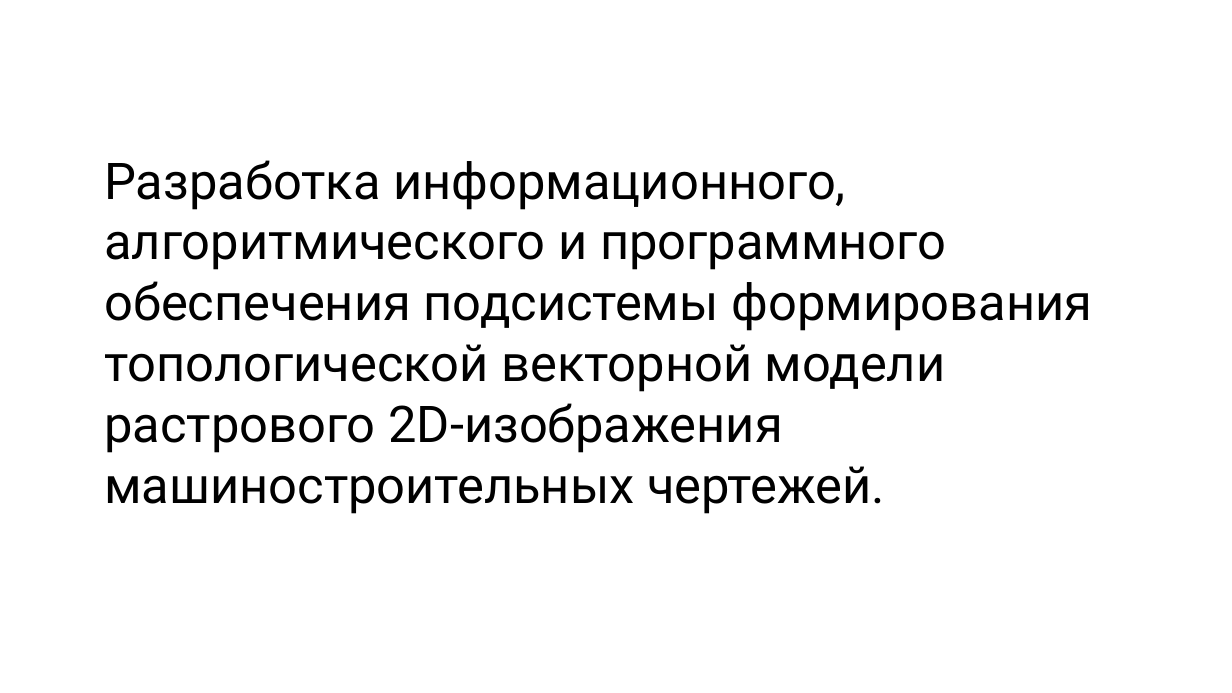
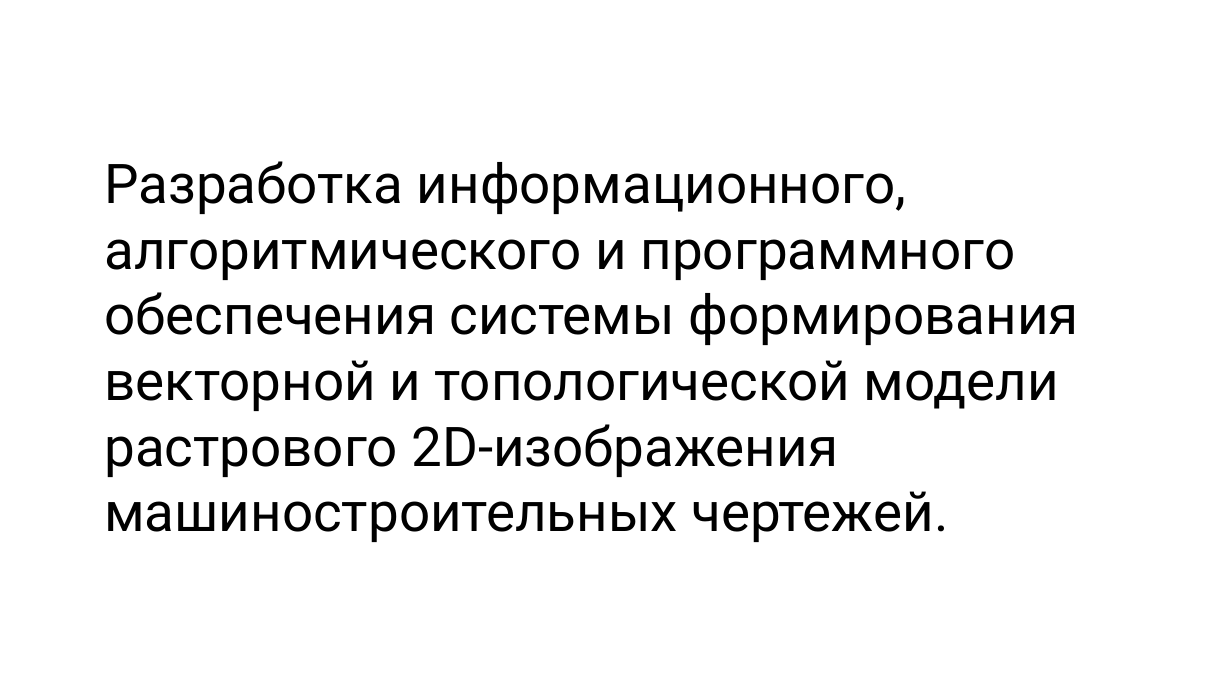
Before and after one commit to alexdegtev/FormingVectorModel, a slide deck: slide 3 of docs/Магистерская диссертация. Дёгтев А.С. 1.ppt. Drawn at 1232x693 pixels with LibreOffice and Linux fonts; fonts in the diff are those of the drawing; background and template pictures are left out. Boxes give left, top, right and bottom in pixels: in the first picture for what was removed or moved away, otherwise in the second. Text is boxed around its words. In the diff, an @@ line names an element or a change of style, - is before the commit and + after.

```diff
--- a/docs/Магистерская диссертация. Дёгтев А.С. 1.ppt
+++ b/docs/Магистерская диссертация. Дёгтев А.С. 1.ppt
@@ text at <box>104,161,1079,542</box>: text changed; size 29.6 to 32 pt @@
-Разработка информационного, алгоритмического и программного обеспечения подсистемы формирования топологической векторной модели растрового 2D-изображения машиностроительных чертежей.
+Разработка информационного, алгоритмического и программного обеспечения системы формирования векторной и топологической модели растрового 2D-изображения машиностроительных чертежей.
```
Also in this commit, not shown: 6 other slides changed, 9 other files.
